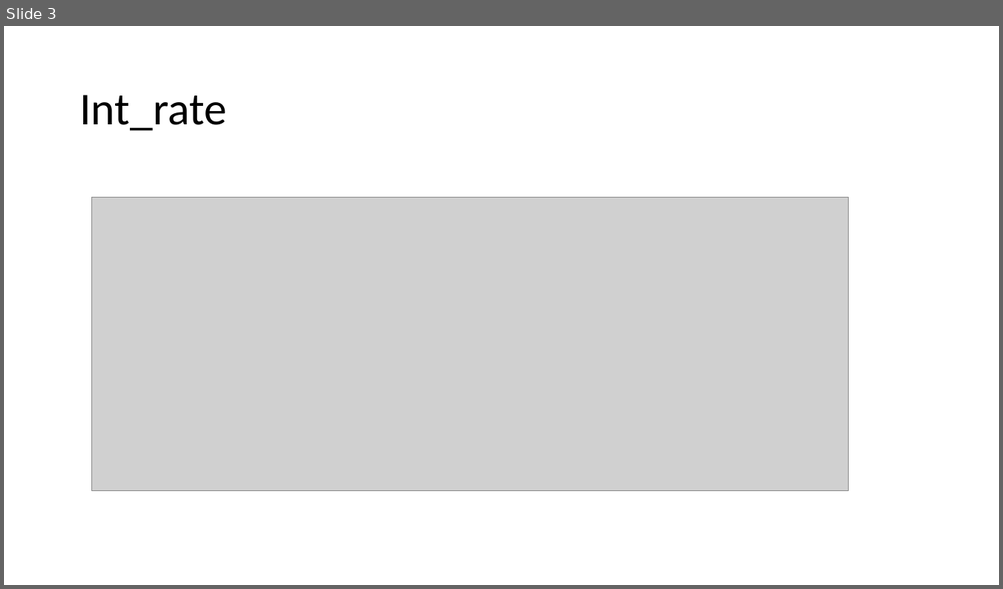
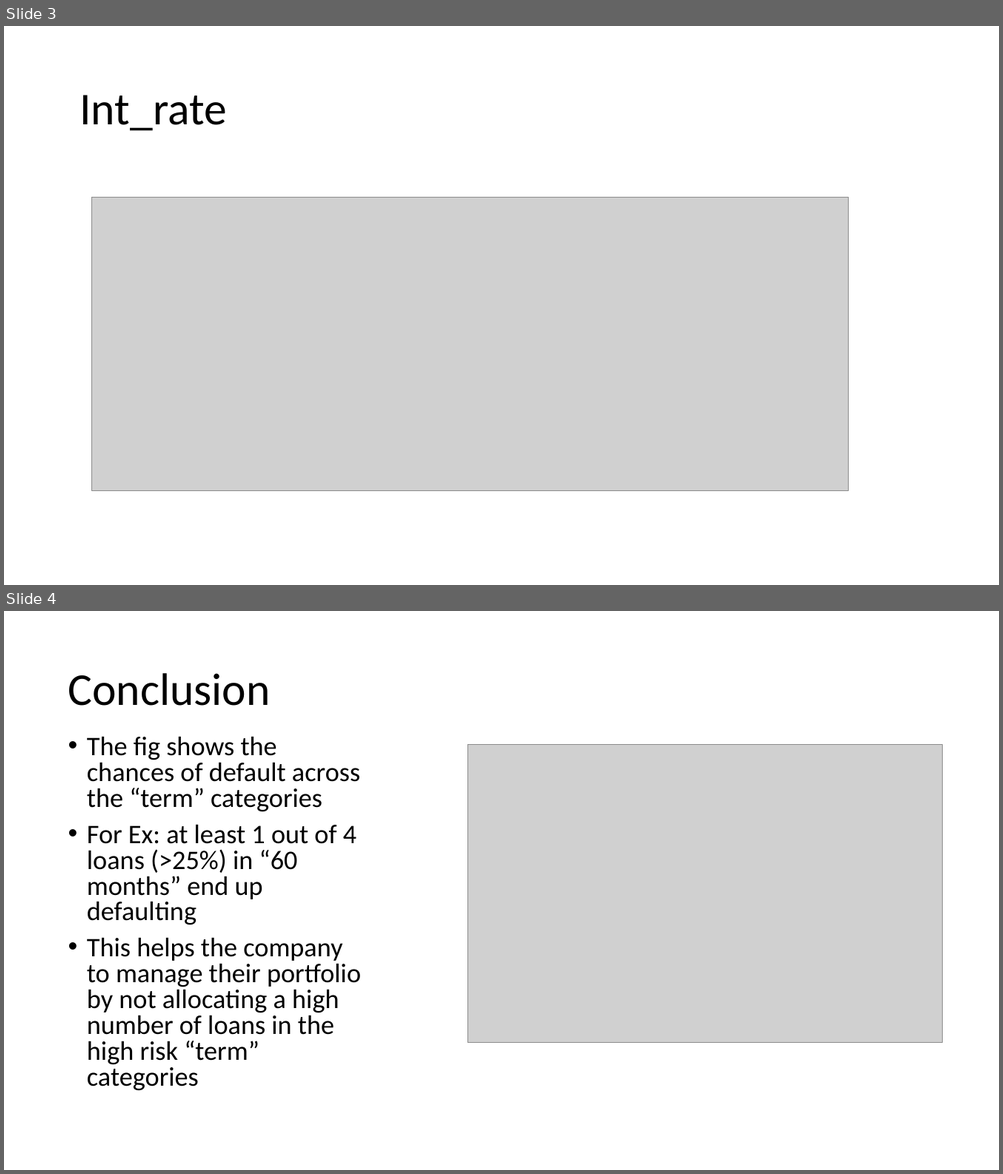
Before and after one commit to krishnajiraoh/upGrad_lending_club_case_study, a slide deck: Insights.pptx. Shown one above the other, each under a label of ours: slide 3 before the commit, slides 3 and 4 after it. The pictures are 1003x589 and 1003x1174 pixels, drawn with LibreOffice and Linux fonts; fonts in the diff are those of the drawing; grey boxes stand for pictures. Boxes give left, top, right and bottom in pixels: in the first picture for what was removed or moved away, otherwise in the second. Text is boxed around its words. In the diff, an @@ line names an element or a change of style, - is before the commit and + after.

```diff
--- a/Insights.pptx
+++ b/Insights.pptx
@@ slide 4 added at (4, 611, 999, 1170), background #FFFFFF @@
@@ title added at (68, 673, 270, 706), 44 pt, text #000000 @@
+Conclusion
@@ text added at (87, 736, 361, 1091), 25.9 pt, text #000000 @@
+• The fig shows the chances of default across the “term” categories
+• For Ex: at least 1 out of 4 loans (>25%) in “60 months” end up defaulting
+• This helps the company to manage their portfolio by not allocating a high number of loans in the high risk “term” categories
@@ picture added at (467, 744, 942, 1043) @@
```
Also in this commit, not shown: 5 other slides added, 1 slide removed, 3 other files.
